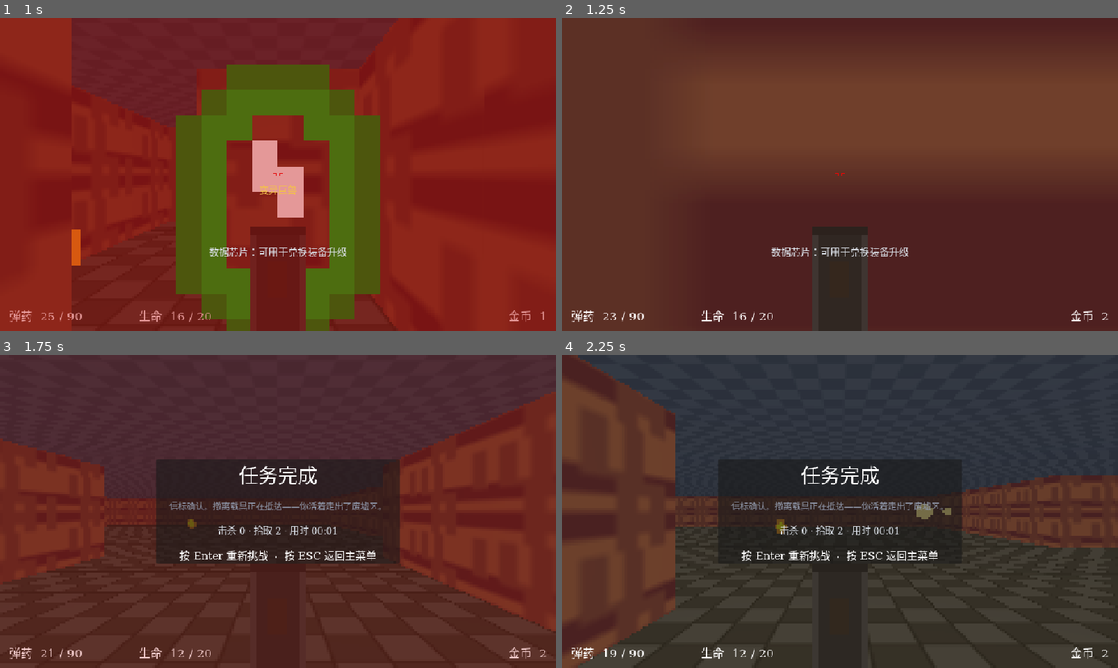
Above: before the commit, frames 1-4 (two rows, left to right).
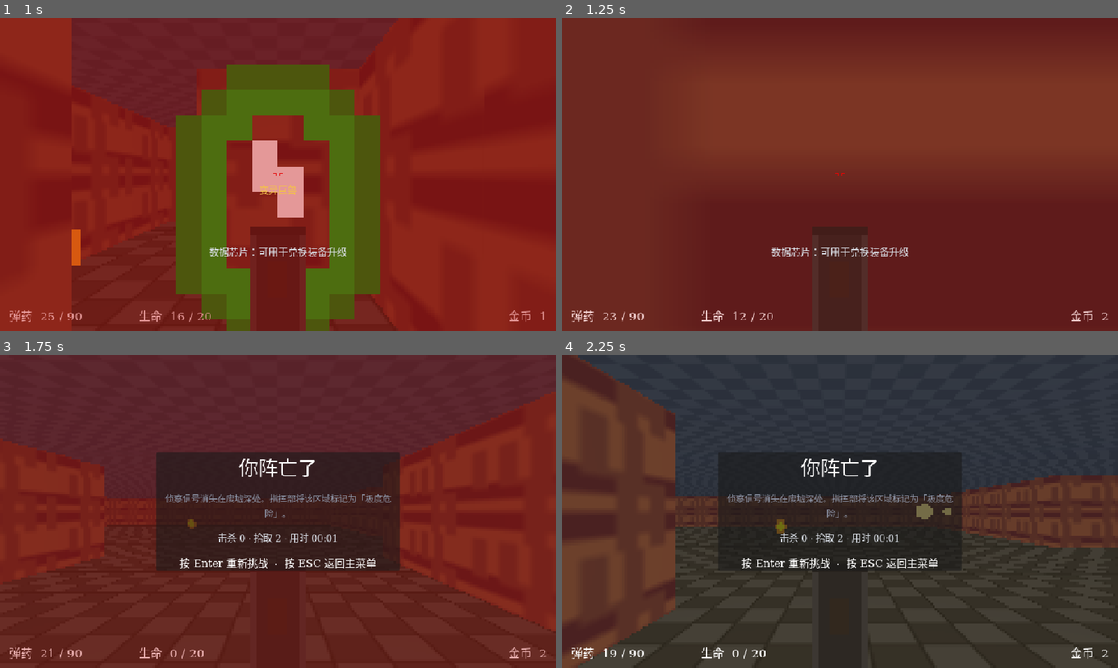
Above: after the commit, the same moments.

Repository: Nagi-226/before-the-silence
Game: Godot game, scene res://scenes/tests/SmokeTest.tscn
Same seed, same stepped clock (60 frames per second), same inputs: the game is played once before the commit and once after it. This scene is started directly instead of the project's main scene.
Inputs (mouse positions are in pixels of both pictures, inside the frame that each line leads up to):
- Up to frame 1 (1 s): tap Enter (ui_accept) at 0.5, 0.77 s; move the mouse to (272, 180) at 0.52 s; press the mouse at (272, 180) at 0.53 s; hold W (move_forward) from 0.53 s (still down)
- Up to frame 2 (1.25 s): keep holding W (move_forward)
- Up to frame 3 (1.75 s): keep holding W (move_forward); move the mouse to (316, 514) at 1.27 s; release the mouse at (316, 514) at 1.28 s; click (316, 514) at 1.35 s; tap Enter (ui_accept) at 1.52 s
- Up to frame 4 (2.25 s): move the mouse to (673, 464) at 2.02 s; release W (move_forward) at 2.03 s; press the mouse at (673, 464) at 2.03 s; hold A (move_left) from 2.03 s (still down)

Frame 1 is identical in both runs. In frame 2, 0.2% of the frame differs, in the area x 1-98%, y 93-98%; in frame 3, 3.7%, in the area x 1-98%, y 31-98%; in frame 4, 3.0%.

Commit message:
godot: 还原敌人射速 — 去掉原型期 ×0.25 放缓, 恢复 C++ 语义 cooldown=1/fireRate
Enemy.gd fire_interval 从 4.0/fireRate 还原为 1.0/fireRate,
对齐 PureLogic.h cooldownTimer=1/fireRate (Small 10/s, Medium 8/s, Large 6/s)。
SmokeTest 10 项断言全过。

Diff:
--- a/godot/scripts/enemies/Enemy.gd
+++ b/godot/scripts/enemies/Enemy.gd
@@ -52,8 +52,8 @@
 	if template_id < GameData.enemy_weapon_cfg.size():
 		var w: Dictionary = GameData.enemy_weapon_cfg[template_id]
 		fire_damage = int(w.get("damage", 1))
-		# C++ 语义: fireRate 为每秒射击数；原型期 ×0.25 放缓以便手感验证
-		fire_interval = 4.0 / float(w.get("fireRate", 1.0))
+		# C++ 语义: fireRate 为每秒射击数, cooldown = 1/fireRate (PureLogic.h)
+		fire_interval = 1.0 / float(w.get("fireRate", 1.0))
 		bullet_speed = float(w.get("bulletSpeed", 8.0)) * WorldConst.CELL
 
 
